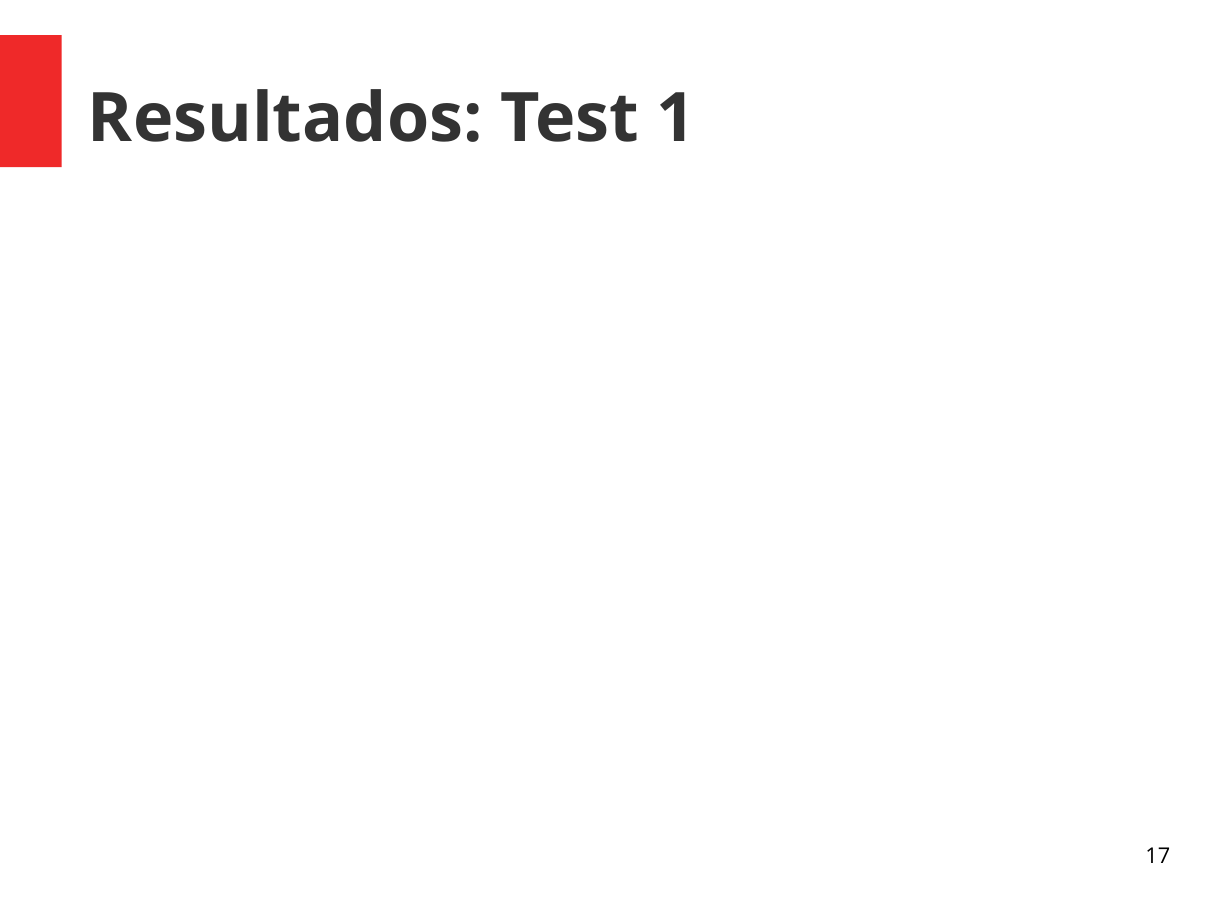
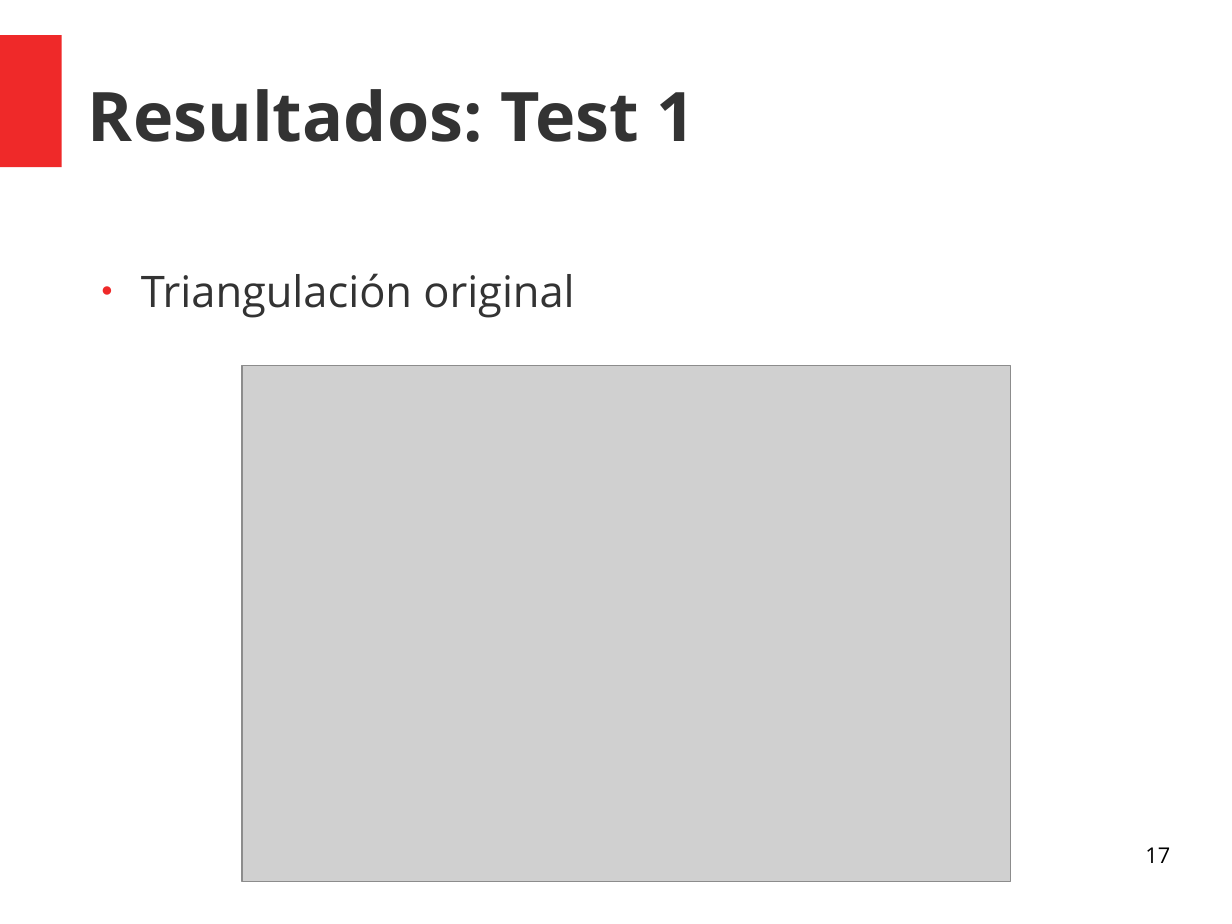
Before and after one commit to KaiLuQiu/LeppDelaunay, a slide deck: slide 17 of Presentación/Presentacion Final Tarea 2.odp. Drawn at 1232x924 pixels with LibreOffice and Linux fonts; fonts in the diff are those of the drawing; grey boxes stand for pictures. Boxes give left, top, right and bottom in pixels: in the first picture for what was removed or moved away, otherwise in the second. Text is boxed around its words. In the diff, an @@ line names an element or a change of style, - is before the commit and + after.

```diff
--- a/Presentación/Presentacion Final Tarea 2.odp
+++ b/Presentación/Presentacion Final Tarea 2.odp
@@ text added at bbox=[141, 273, 574, 318], 28 pt, text #333333 @@
+● Triangulación original
@@ picture added at bbox=[243, 366, 1011, 882] @@
```
Also in this commit, not shown: 5 other slides changed, 16 slides added, 1 slide removed, 3 other files.
